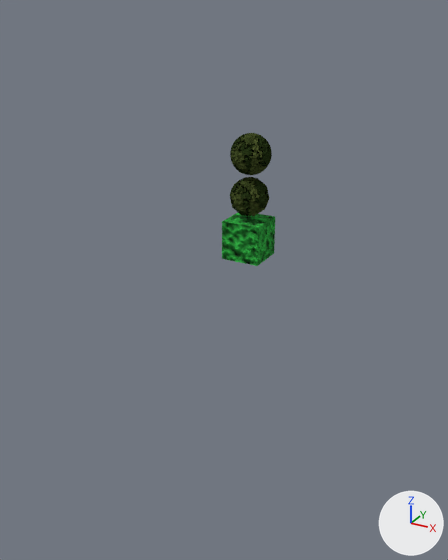
What one commit did to the Blender file leaf_mat.blend.
Rendered twice from a 50 mm lens placed at (13.3, -26.8, 10.8), pointed at (-0.8, -1.1, -2.1). Lighting does not change. The marker at lower right points along +X, +Y and +Z.
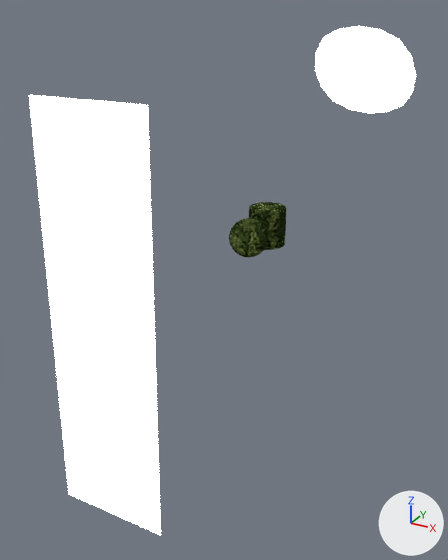
Boxes [x1, y1, x2, y2] around the edits, measured in the pictures (448 x 560 px):
```json
{"object": "Plane.001", "change": "added", "after": [29, 95, 161, 536]}
{"object": "Plane.002", "change": "added", "after": [315, 26, 416, 113]}
{"object": "Cube", "change": "reshaped, modifiers changed", "before": [222, 213, 275, 266], "after": [229, 218, 268, 257], "on screen": "26% narrower, 26% shorter"}
{"object": "Sphere", "change": "deleted", "before": [230, 133, 272, 175]}
{"object": "Icosphere", "change": "deleted", "before": [230, 177, 269, 216]}
{"object": "Cylinder", "change": "added", "after": [249, 202, 286, 250]}
```

Edits to the scene script, one JSON object a line:
```json
{"op": "add", "block": "mat_material_003", "code": ["mat_material_003 = emission_material('Material.003')", "mat_material_003.base_color = (1.0, 1.0, 1.0)  # white #ffffff", "mat_material_003.strength = 6.0"]}
{"op": "add", "block": "mat_material_004", "code": ["mat_material_004 = emission_material('Material.004')", "mat_material_004.base_color = (1.0, 1.0, 1.0)  # white #ffffff", "mat_material_004.strength = 30.0"]}
{"block": "me_cube", "where": "# used by ob_cube; location = (0.0, 0.0, 0.0)"}
{"op": "remove", "block": "me_cube", "code": "me_cube.from_pydata(...)  # 8 vertices, 6 faces; spans x -1.0..1.0, y -1.0..1.0, z -1.0..1.0"}
{"op": "remove", "block": "me_cube", "code": "me_cube.materials.append(mat_material)"}
{"op": "add", "block": "me_cube", "code": "me_cube.from_pydata(...)  # 10242 vertices, 20480 faces; spans x -1.0..1.0, y -1.0..1.0, z -1.0..1.0"}
{"block": "me_cube", "change": "me_cube part 1: 8 vertices removed from x -1.0..1.0, y -1.0..1.0, z -1.0..1.0; 10242 vertices added at x -1.0..1.0, y -1.0..1.0, z -1.0..1.0"}
{"op": "add", "block": "me_cube", "code": "me_cube.materials.append(mat_material_002)"}
{"op": "add", "block": "me_plane_001", "code": ["me_plane_001 = bpy.data.meshes.new('Plane.001')", "me_plane_001.from_pydata([(-1.0, -1.0, 0.0), (1.0, -1.0, 0.0), (-1.0, 1.0, 0.0), (1.0, 1.0, 0.0)], [], [(0, 1, 3, 2)])", "me_plane_001.materials.append(mat_material_003)  # white #ffffff"]}
{"op": "add", "block": "me_plane_002", "code": ["me_plane_002 = bpy.data.meshes.new('Plane.002')", "me_plane_002.from_pydata([(-1.0, -1.0, 0.0), (1.0, -1.0, 0.0), (-1.0, 1.0, 0.0), (1.0, 1.0, 0.0)], [], [(0, 1, 3, 2)])", "me_plane_002.materials.append(mat_material_004)  # white #ffffff"]}
{"op": "add", "block": "me_cylinder", "code": ["me_cylinder = bpy.data.meshes.new('Cylinder')", "me_cylinder.from_pydata(...)  # 798 vertices, 758 faces; spans x -1.0..1.0, y -1.0..1.0, z -1.04..1.05", "me_cylinder.materials.append(mat_material_002)"]}
{"op": "add", "block": "ob_cube", "code": "_m = ob_cube.modifiers.new('Subdivision', 'SUBSURF')"}
{"op": "add", "block": "ob_cube", "code": "_m.use_adaptive_subdivision = True"}
{"op": "add", "block": "ob_cube", "code": "_m.adaptive_pixel_size = 5.0"}
{"op": "remove", "block": "ob_icosphere", "code": ["ob_icosphere = bpy.data.objects.new('Icosphere', me_icosphere)", "ob_icosphere.location = (0.0, 0.0, 2.16)"]}
{"op": "remove", "block": "ob_sphere", "code": ["ob_sphere = bpy.data.objects.new('Sphere', me_sphere)", "ob_sphere.location = (0.04, -0.01, 4.27)"]}
{"op": "add", "block": "ob_plane_001", "code": ["ob_plane_001 = bpy.data.objects.new('Plane.001', me_plane_001)", "ob_plane_001.location = (0.0, -11.76, 0.0)", "ob_plane_001.rotation_euler = (-1.602, 0.0, 0.0)  # degrees (-92, 0, 0)", "ob_plane_001.scale = (2.36, 8.15, 1.03)"]}
{"op": "add", "block": "ob_plane_002", "code": ["ob_plane_002 = bpy.data.objects.new('Plane.002', me_plane_002)", "ob_plane_002.location = (1.28, 13.18, 7.03)", "ob_plane_002.rotation_euler = (-1.01, 0.0, 0.0)  # degrees (-58, 0, 0)", "ob_plane_002.scale = (3.52, 3.52, 3.52)", "_m = ob_plane_002.modifiers.new('Subdivision', 'SUBSURF')", "_m.levels = 5", "_m.render_levels = 5"]}
{"op": "add", "block": "ob_cylinder", "code": ["ob_cylinder = bpy.data.objects.new('Cylinder', me_cylinder)", "ob_cylinder.location = (0.0, 2.2, 0.0)", "_m = ob_cylinder.modifiers.new('Subdivision', 'SUBSURF')", "_m.levels = 4", "_m.use_adaptive_subdivision = True"]}
```
